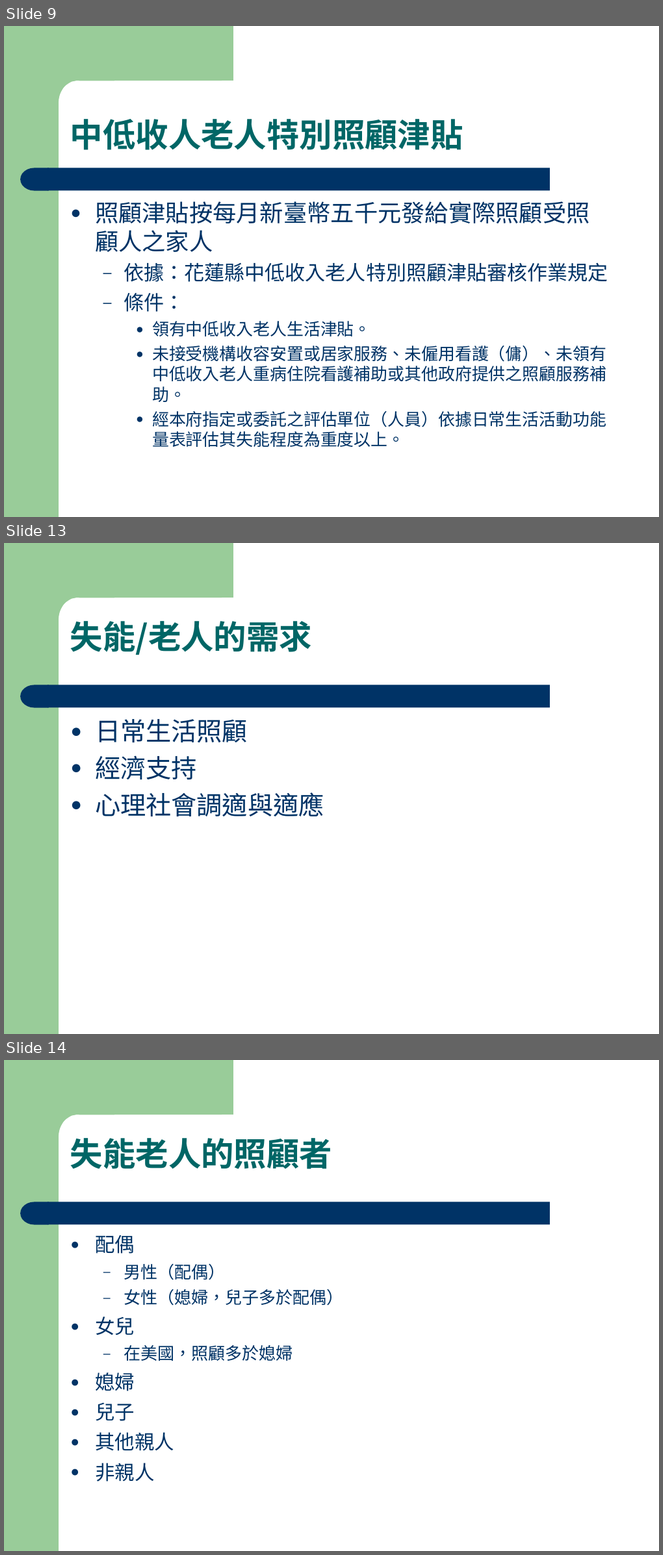
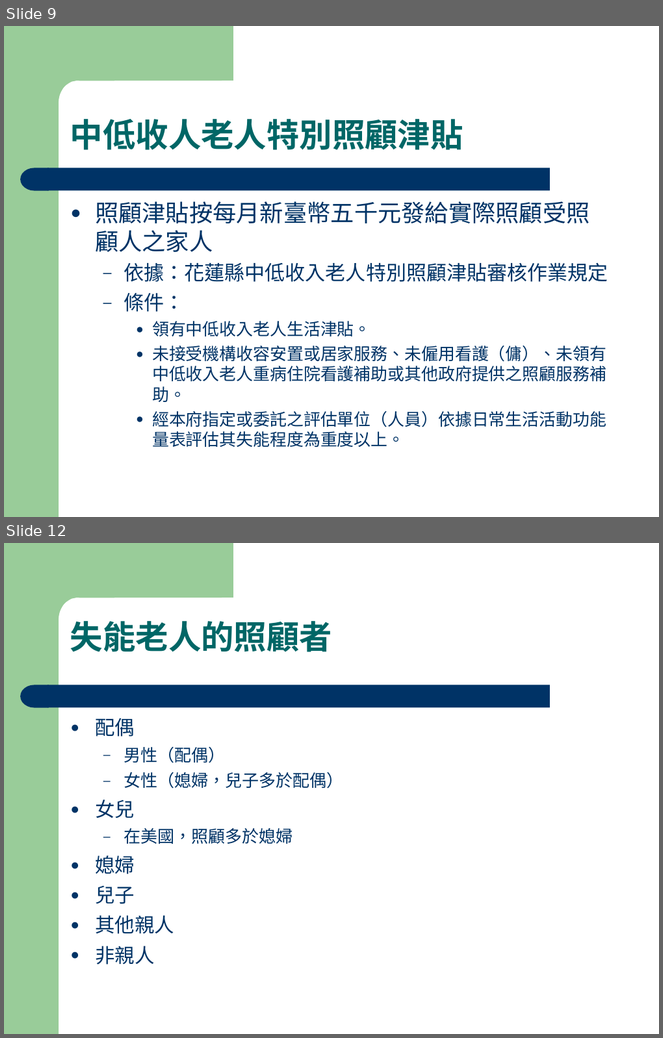
Before and after one commit to fhopecc/fhopecc, a slide deck: public/tutor/home_care.ppt. Shown one above the other, each under a label of ours: slides 9, 13 and 14 before the commit, slides 9 and 12 after it; the slides between them are not shown. The pictures are 663x1555 and 663x1038 pixels, drawn with LibreOffice and Linux fonts; fonts in the diff are those of the drawing. Boxes give left, top, right and bottom in pixels: in the first picture for what was removed or moved away, otherwise in the second. Text is boxed around its words. In the diff, an @@ line names an element or a change of style, - is before the commit and + after.

```diff
--- a/public/tutor/home_care.ppt
+++ b/public/tutor/home_care.ppt
@@ slide 13 removed at box(4, 543, 659, 1034), background #FFFFFF; not listed: 4 template elements that a slide beside it also shows @@
@@ text removed at box(70, 621, 312, 655) @@
-失能/老人的需求
@@ text removed at box(95, 719, 324, 817) @@
-● 日常生活照顧
-● 經濟支持
-● 心理社會調適與適應
@@ what was slide 14 is now slide 12 @@
```
Also in this commit, not shown: 3 slides changed, 3 other slides removed, 7 other files.
